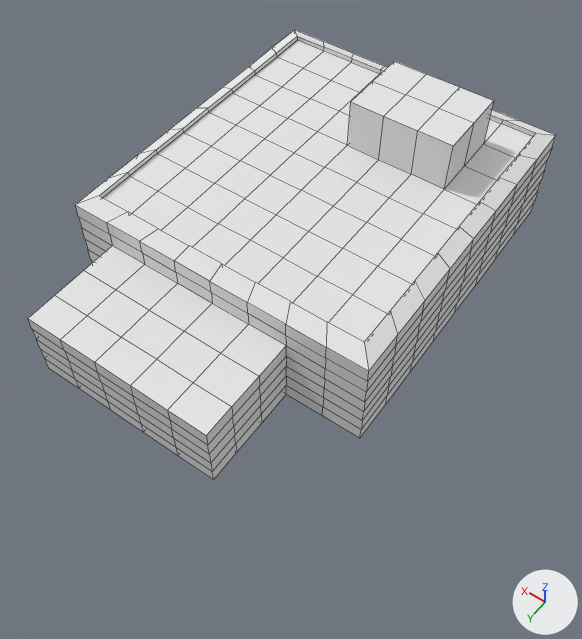
One commit to the Blender file Resources/Blender/Buildings/Garage/garage.blend: the scene before it, then after it.
One viewpoint serves both versions: a 50 mm lens placed at (-13.5, 21.3, 26.5), pointed at (-2.2, 5.4, 1.7). Every picture has the same lights, and +X, +Y and +Z are marked at lower right. Mesh edges are drawn as thin lines.

The older version as bpy lines, for what is in view:
```python
me_cube = bpy.data.meshes.new('Cube')
me_cube.from_pydata(...)  # 480 vertices, 462 faces; spans x -6.8..6.8, y -9.0..11.9, z -0.1..6.6
me_cube.materials.append(mat_garage)  # its picture is missing
ob_cube = bpy.data.objects.new('Cube', me_cube)
ob_cube.location = (0.0, 0.0, 0.0)
```
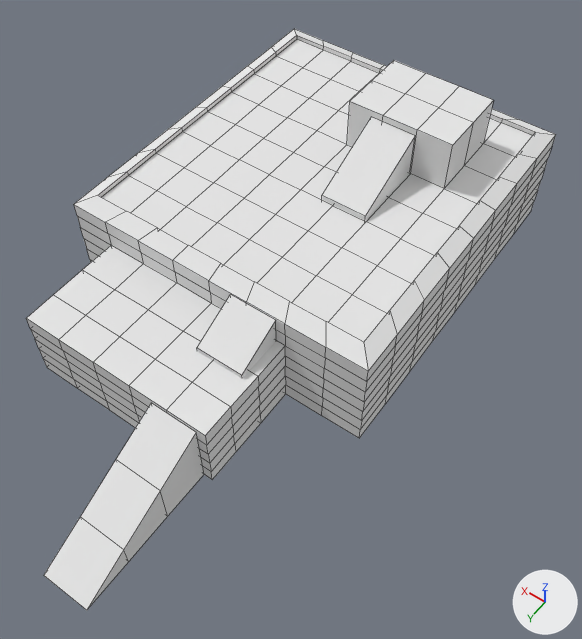
Edits to the bpy script that builds the scene:
```text
Add me_cube_008:
    me_cube_008.from_pydata(...)  # 40 vertices, 30 faces; spans x -1.0..1.0, y -14.6..5.0, z -1.0..5.4
    me_cube_008.materials.append(mat_garage)  # its picture is missing
Change ob_cube:
    ob_cube.location: (0.0, 0.0, 0.0) -> (0.0, 0.05, 0.07)
Add ob_cube_001:
    ob_cube_001 = bpy.data.objects.new('Cube.001', me_cube_008)
    ob_cube_001.location = (-2.0, 13.0, 1.0)
```

Changed parts and their boxes (x1, y1, x2, y2) in the pictures (582 x 639 px):
'Cube', moved
    before: (28, 30, 556, 480)
    after: (26, 29, 556, 480)
'Cube.001', added
    after: (44, 117, 415, 610)
